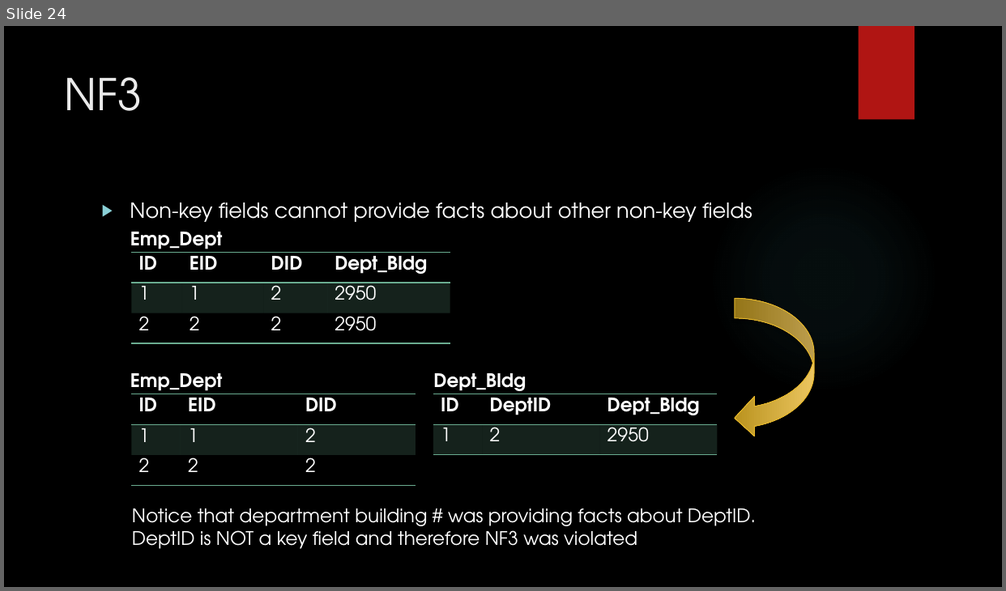
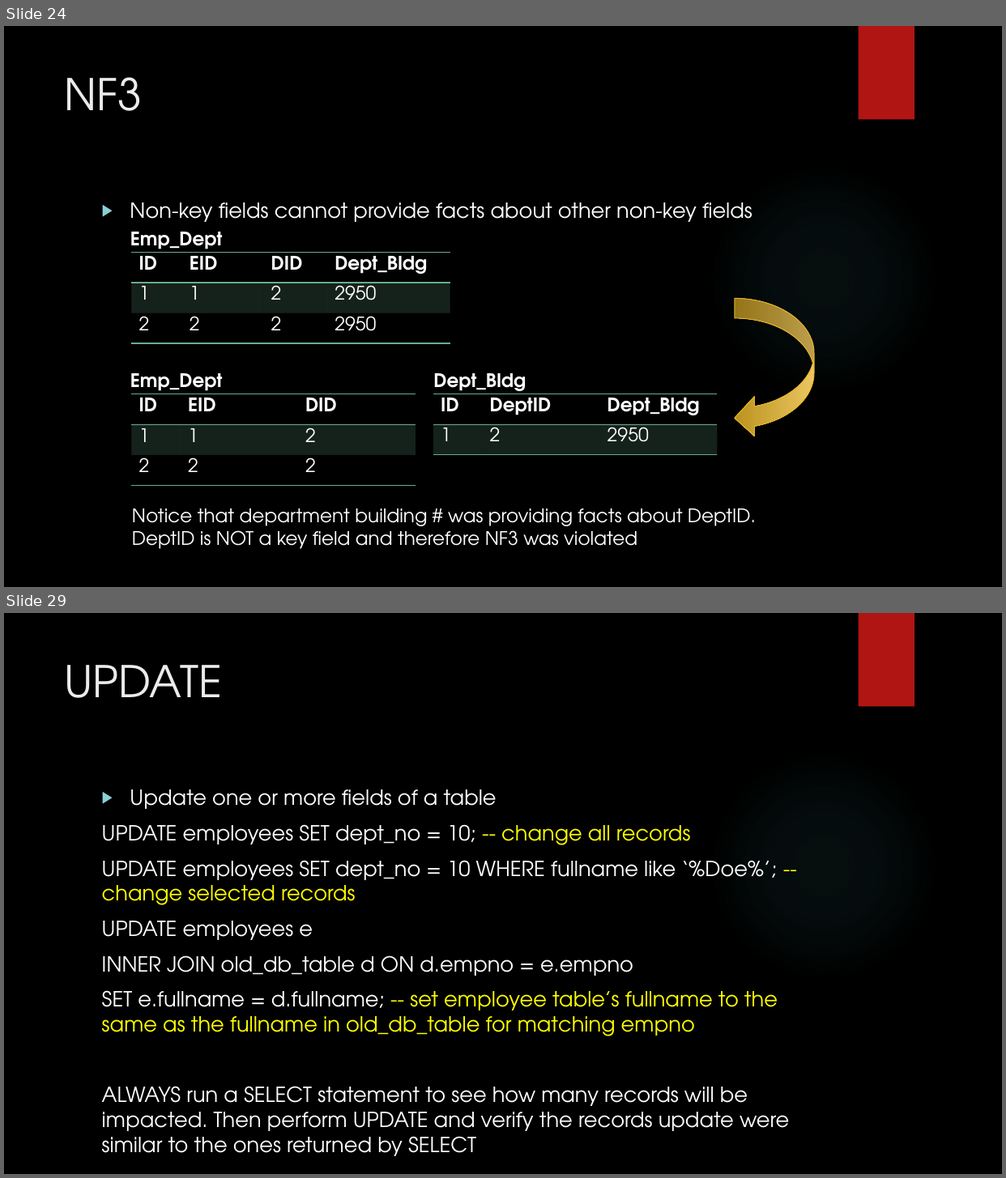
Before and after one commit to zedfoxus/database-bootcamp, a slide deck: Presentation/Database-Bootcamp-Presentation.pptx. Shown one above the other, each under a label of ours: slide 24 before the commit, slides 24 and 29 after it; the slides between them are not shown. The pictures are 1006x591 and 1006x1178 pixels, drawn with LibreOffice and Linux fonts; fonts in the diff are those of the drawing; background and template pictures are left out. Boxes give left, top, right and bottom in pixels: in the first picture for what was removed or moved away, otherwise in the second. Text is boxed around its words. In the diff, an @@ line names an element or a change of style, - is before the commit and + after.

Commit message:
Join information included

```diff
--- a/Presentation/Database-Bootcamp-Presentation.pptx
+++ b/Presentation/Database-Bootcamp-Presentation.pptx
@@ slide 29 added at (4,613,1002,1174), background picture (left out); not listed: 2 template elements that a slide beside it also shows @@
@@ title added at (65,665,223,698), 42 pt, text #EBEBEB @@
+UPDATE
@@ text added at (102,790,789,1157), 20 pt, text #FFFFFF @@
+▶ Update one or more fields of a table
+UPDATE employees SET dept_no = 10; -- change all records
+UPDATE employees SET dept_no = 10 WHERE fullname like ‘%Doe%’; -- change selected records
+UPDATE employees e
+INNER JOIN old_db_table d ON d.empno = e.empno
+SET e.fullname = d.fullname; -- set employee table’s fullname to the same as the fullname in old_db_table for matching empno
+ALWAYS run a SELECT statement to see how many records will be impacted. Then perform UPDATE and verify the records update were similar to the ones returned by SELECT
```
Also in this commit, not shown: 8 other slides added.
